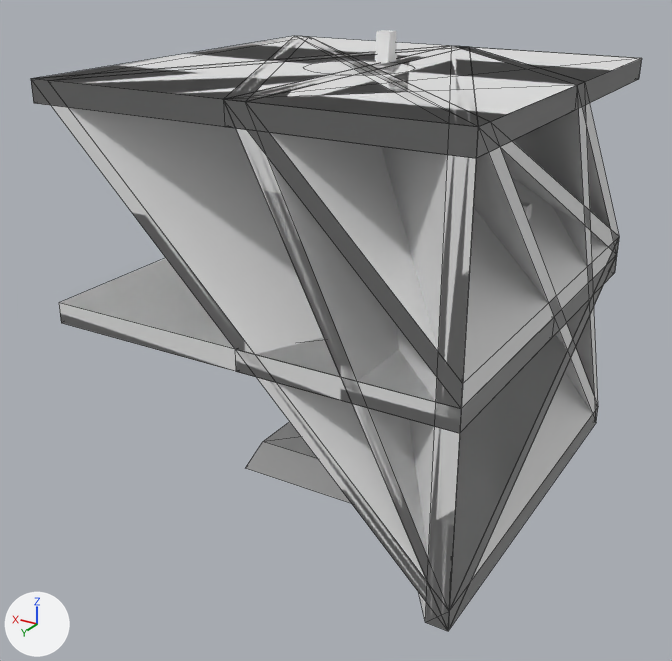
Before and after pictures for a commit that changed the FBX model Assets/AirshipParts.fbx.
One viewpoint serves both versions: a 50 mm camera at (-2.13, 3.76, 1.57) aimed at (0.02, 0.16, -0.23). Every picture has the same lights, and +X, +Y and +Z are marked at lower left. Mesh edges are drawn as thin lines on the coarser meshes. Where no turn or scale is listed for an object, it has been applied to the vertices.

In view in the first picture: 'cBBB', 'dM', 'dS', 'tBF', 'tMB', 'tSB', 'tSF', 'tSM', 'wT', 'wTdS', 'wTdT', 'wTwM'.
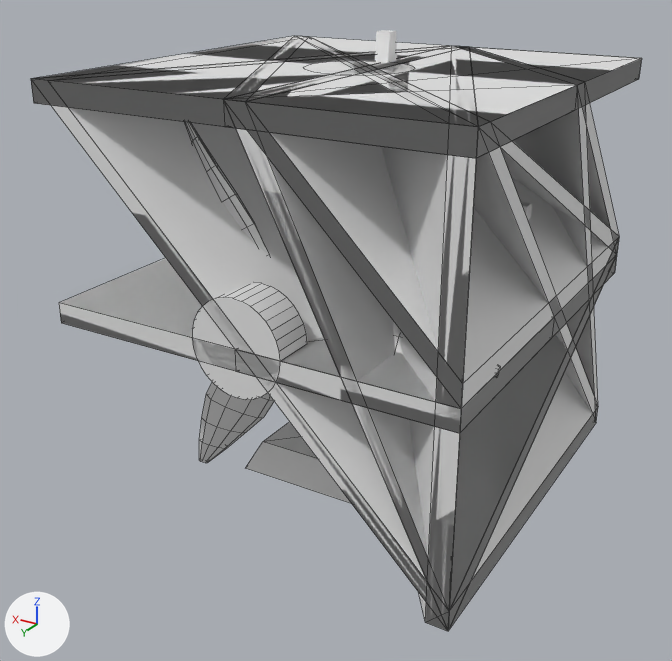
Where the newer file only moved an object's origin or applied its transform, the numbers keep the older frame.

Edits to the bpy script that builds the scene:
```text
Add me_cylinder_008:
    me_cylinder_008.from_pydata(...)  # a 32-sided cylinder along y spanning x -0.222..0.222, y 0.8..1.0, z -0.222..0.222
Add me_cylinder_007:
    me_cylinder_007.from_pydata(...)  # 304 vertices, 250 faces; spans x -1.0..0.52, y -0.08..0.17, z -0.88..0.88
Add ob_prop:
    ob_prop = bpy.data.objects.new('Prop', me_cylinder_008)
    ob_prop.location = (0.0, 0.0, 0.0)
Add ob_rotor:
    ob_rotor = bpy.data.objects.new('Rotor', me_cylinder_007)
    ob_rotor.location = (0.0, 0.649, 0.0)
```

Boxes [x1, y1, x2, y2] around the edits, measured in the pictures (672 x 661 px):
'Prop', added: after [192, 283, 307, 400]
'Rotor', added: after [184, 122, 500, 463]
